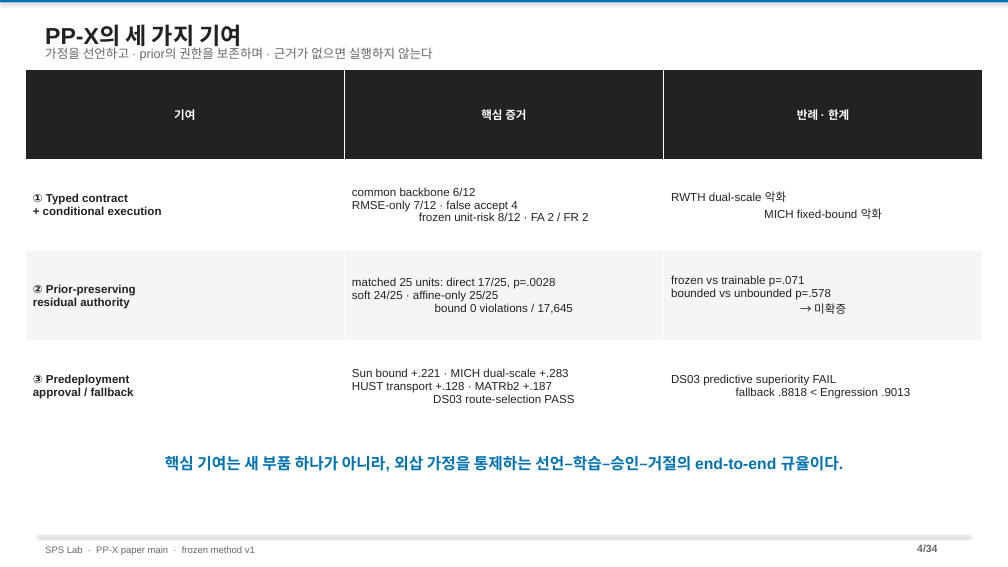
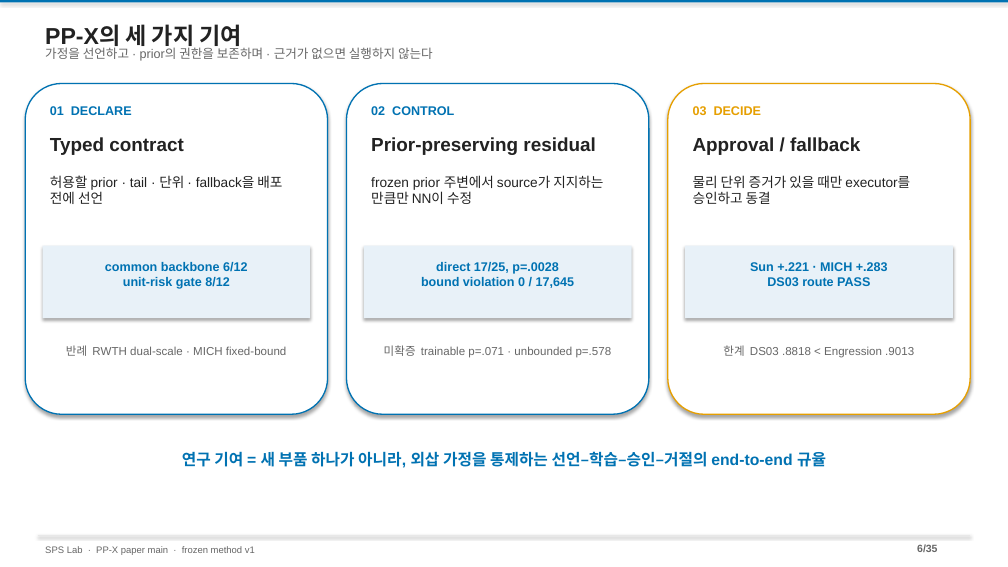
Before and after one commit to amumujs-create/pp_pae_total, a slide deck: slide 6 of output/PP_Research_Detailed_v2.pptx (slide 4 before the commit). Drawn at 1008x567 pixels with LibreOffice and Linux fonts; fonts in the diff are those of the drawing. Boxes give left, top, right and bottom in pixels: in the first picture for what was removed or moved away, otherwise in the second. Text is boxed around its words. In the diff, an @@ line names an element or a change of style, - is before the commit and + after.

```diff
--- a/output/PP_Research_Detailed_v2.pptx
+++ b/output/PP_Research_Detailed_v2.pptx
@@ table removed at (25, 70, 982, 432), 4 rows, 3 columns @@
-기여 | 핵심 증거 | 반례 · 한계
-① Typed contract + conditional execution | common backbone 6/12 RMSE-only 7/12 · false accept 4 frozen unit-risk 8/12 · FA 2 / FR 2 | RWTH dual-scale 악화 MICH fixed-bound 악화
-② Prior-preserving residual authority | matched 25 units: direct 17/25, p=.0028 soft 24/25 · affine-only 25/25 bound 0 violations / 17,645 | frozen vs trainable p=.071 bounded vs unbounded p=.578 → 미확증
-③ Predeployment approval / fallback | Sun bound +.221 · MICH dual-scale +.283 HUST transport +.128 · MATRb2 +.187 DS03 route-selection PASS | DS03 predictive superiority FAIL fallback .8818 < Engression .9013
@@ rounded rectangle added at (25, 83, 327, 414), fill #FFFFFF, outline #0072B2 1.25 pt @@
@@ rounded rectangle added at (346, 83, 649, 414), fill #FFFFFF, outline #0072B2 1.25 pt @@
@@ rounded rectangle added at (668, 83, 970, 414), fill #FFFFFF, outline #E69F00 1.25 pt @@
@@ text added at (50, 106, 132, 115), 12 pt, text #0072B2, bold @@
+01 DECLARE
@@ text added at (371, 106, 454, 115), 12 pt, text #0072B2, bold @@
+02 CONTROL
@@ text added at (693, 106, 762, 115), 12 pt, text #E69F00, bold @@
+03 DECIDE
@@ text added at (50, 137, 184, 155), 18 pt, text #222222, bold @@
+Typed contract
@@ text added at (371, 137, 595, 155), 18 pt, text #222222, bold @@
+Prior-preserving residual
@@ text added at (693, 137, 860, 155), 18 pt, text #222222, bold @@
+Approval / fallback
@@ text added at (50, 175, 282, 204), 13 pt, text #222222 @@
+허용할 prior · tail · 단위 · fallback을 배포 전에 선언
@@ text added at (371, 175, 603, 204), 13 pt, text #222222 @@
+frozen prior 주변에서 source가 지지하는 만큼만 NN이 수정
@@ text added at (693, 175, 910, 204), 13 pt, text #222222 @@
+물리 단위 증거가 있을 때만 executor를 승인하고 동결
@@ rectangle added at (42, 246, 310, 318), fill #E8F1F8 @@
@@ text added at (105, 262, 247, 289), 12 pt, text #0072B2, bold @@
+common backbone 6/12
+unit-risk gate 8/12
@@ rectangle added at (364, 246, 631, 318), fill #E8F1F8 @@
@@ text added at (421, 262, 574, 289), 12 pt, text #0072B2, bold @@
+direct 17/25, p=.0028
+bound violation 0 / 17,645
@@ rectangle added at (685, 246, 953, 318), fill #E8F1F8 @@
@@ text added at (750, 262, 888, 286), 12 pt, text #0072B2, bold @@
+Sun +.221 · MICH +.283
+DS03 route PASS
@@ text added at (66, 345, 286, 356), 11 pt, text #666666 @@
+반례 RWTH dual-scale · MICH fixed-bound
@@ text added at (384, 345, 612, 358), 11 pt, text #666666 @@
+미확증 trainable p=.071 · unbounded p=.578
@@ text added at (723, 345, 914, 358), 11 pt, text #666666 @@
+한계 DS03 .8818 < Engression .9013
@@ text at (182, 451, 826, 468): text changed @@
-핵심 기여는 새 부품 하나가 아니라, 외삽 가정을 통제하는 선언–학습–승인–거절의 end-to-end 규율이다.
+연구 기여 = 새 부품 하나가 아니라, 외삽 가정을 통제하는 선언–학습–승인–거절의 end-to-end 규율
@@ text at (917, 544, 937, 552): text changed @@
-4/34
+6/35
```
Also in this commit, not shown: 31 other slides changed, 1 slide added, 5 other files.
